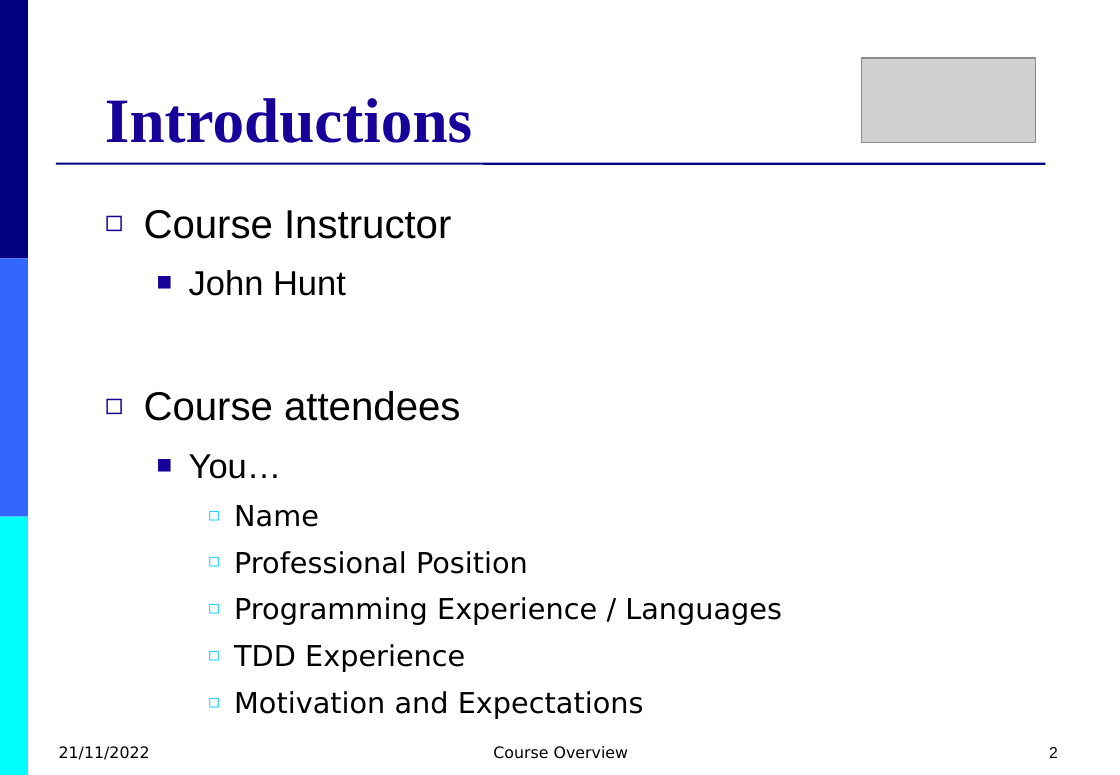
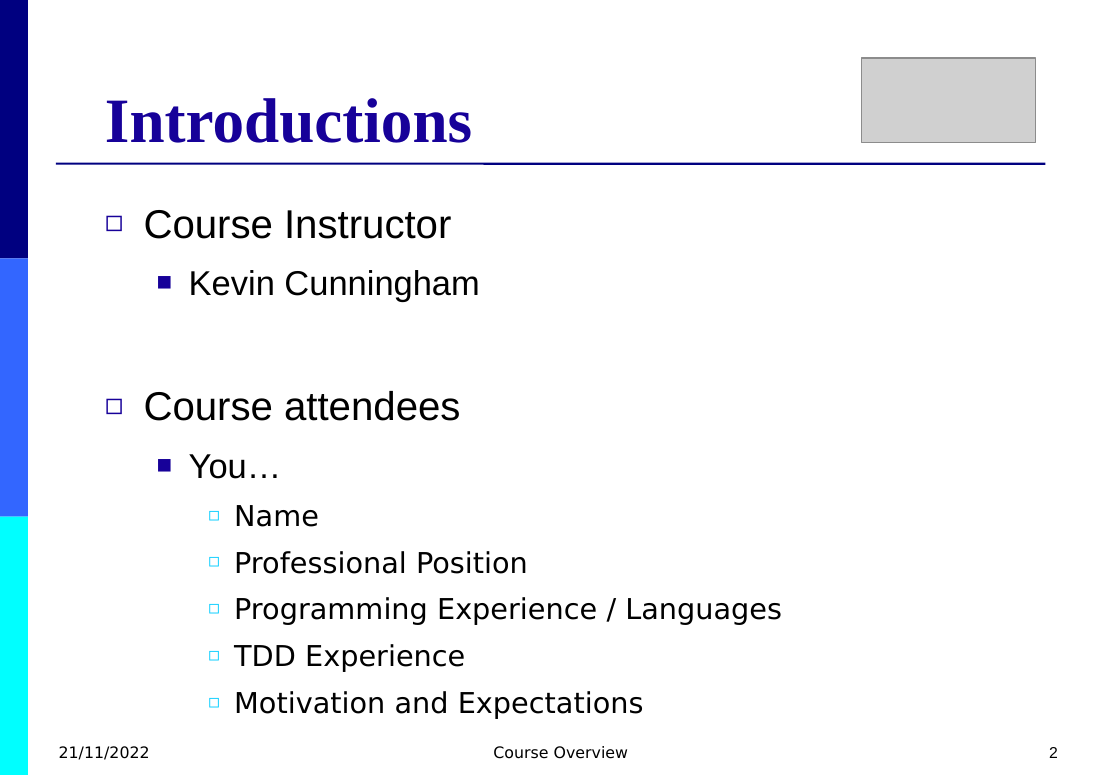
Before and after one commit to doingandlearning/bbc-tdd-march-2026, a slide deck: slide 2 of slides/01-Course-Intro.pptx. Drawn at 1120x775 pixels with LibreOffice and Linux fonts; fonts in the diff are those of the drawing; grey boxes stand for pictures. Boxes give left, top, right and bottom in pixels: in the first picture for what was removed or moved away, otherwise in the second. Text is boxed around its words. In the diff, an @@ line names an element or a change of style, - is before the commit and + after.

```diff
--- a/slides/01-Course-Intro.pptx
+++ b/slides/01-Course-Intro.pptx
@@ text at (x1=189, y1=270, x2=479, y2=301): text changed @@
-  ■ John Hunt
+  ■ Kevin Cunningham
```
Also in this commit, not shown: 1 other file.
